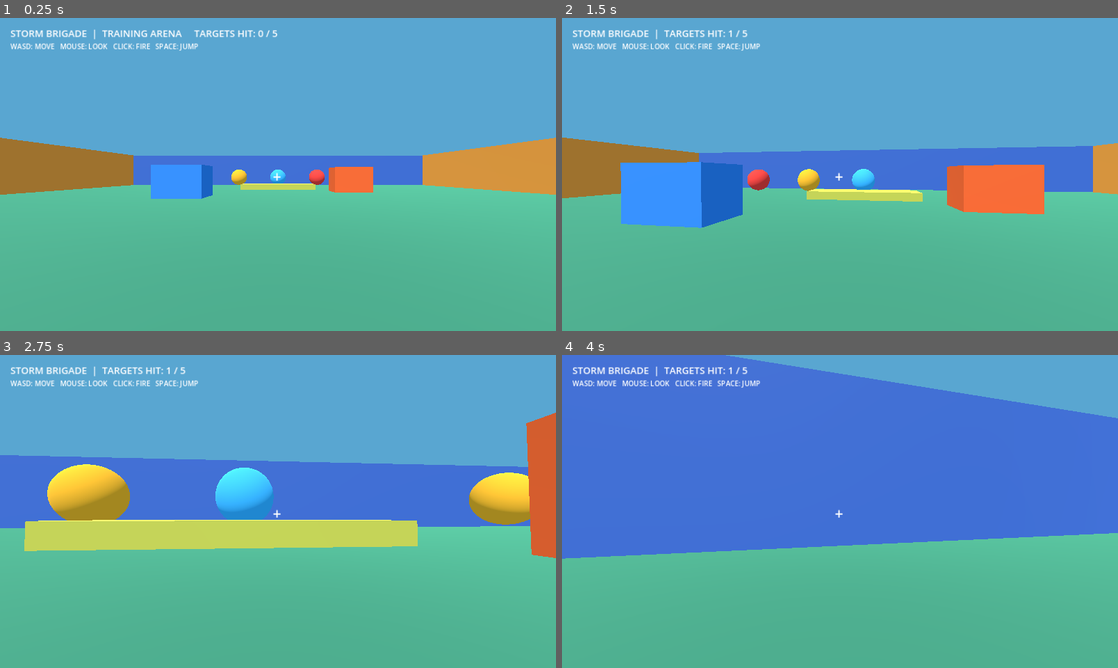
Above: before the commit, frames 1-4 (two rows, left to right).
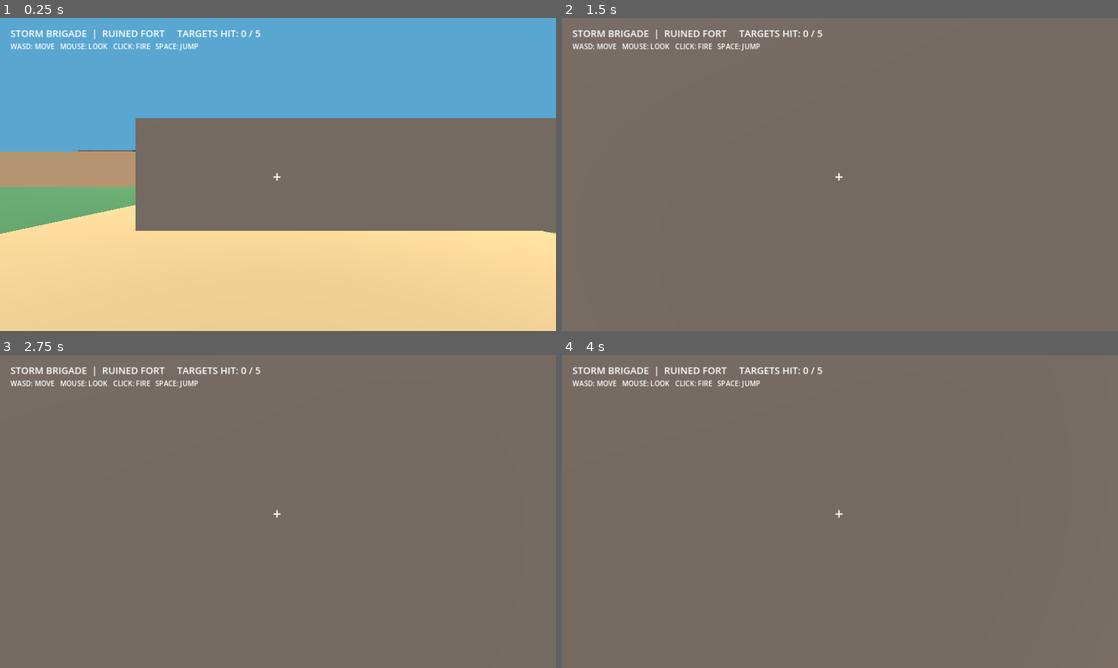
Above: after the commit, the same moments.

Repository: BahuBali1111/Storm-Brigade-
Game: Godot game, scene res://scenes/main.tscn
Same seed, same stepped clock (60 frames per second), same inputs: the game is played once before the commit and once after it.
Inputs (mouse positions are in pixels of both pictures, inside the frame that each line leads up to):
- Up to frame 1 (0.25 s): no input
- Up to frame 2 (1.5 s): tap Enter at 0.5 s; move the mouse to (867, 174) at 0.52 s; hold W (move_forward) from 0.53 s (still down); click (867, 174) at 0.67 s; tap Space (jump) at 0.77 s; move the mouse to (812, 174) at 1.27 s
- Up to frame 3 (2.75 s): keep holding W (move_forward); tap Space (jump) at 1.52 s; move the mouse to (289, 505) at 2.02 s
- Up to frame 4 (4 s): keep holding W (move_forward); move the mouse to (834, 517) at 2.77 s; click (834, 517) at 2.92 s; tap Space (jump) at 3.02, 3.77 s; move the mouse to (878, 514) at 3.52 s

The runs differ from the first frame. In frame 1, 66% of the frame differs, in the area x 0-100%, y 3-100%; in frame 2, 100%; in frame 3, 100%; in frame 4, 100%, in the area x 0-100%, y 0-100%.

Commit message:
Expand battlefield with original ruined fort and castle map

Diff:
--- a/scripts/main.gd
+++ b/scripts/main.gd
@@ -4,6 +4,11 @@
 
 var status_label: Label
 var score := 0
+
+const STONE := Color(0.62, 0.49, 0.34)
+const DARK_STONE := Color(0.39, 0.34, 0.29)
+const SAND := Color(0.77, 0.65, 0.43)
+const GRASS := Color(0.28, 0.48, 0.29)
 
 func _ready() -> void:
 	_build_world()
@@ -16,23 +21,119 @@
 	var env := Environment.new()
 	env.background_mode = Environment.BG_SKY
 	env.ambient_light_source = Environment.AMBIENT_SOURCE_COLOR
-	env.ambient_light_color = Color(0.72, 0.82, 0.95)
-	env.ambient_light_energy = 0.8
+	env.ambient_light_color = Color(0.78, 0.84, 0.96)
+	env.ambient_light_energy = 0.85
 	world_env.environment = env
 	add_child(world_env)
 
 	var sun := DirectionalLight3D.new()
-	sun.rotation_degrees = Vector3(-55, -25, 0)
-	sun.light_energy = 1.25
+	sun.rotation_degrees = Vector3(-48, -28, 0)
+	sun.light_energy = 1.35
 	add_child(sun)
 
-	_box("Arena Floor", Vector3(0, -0.5, 0), Vector3(42, 1, 42), Color(0.23, 0.55, 0.42))
-	_box("Back Wall", Vector3(0, 2, -20), Vector3(42, 4, 1), Color(0.22, 0.39, 0.72))
-	_box("Left Wall", Vector3(-20, 2, 0), Vector3(1, 4, 42), Color(0.95, 0.61, 0.22))
-	_box("Right Wall", Vector3(20, 2, 0), Vector3(1, 4, 42), Color(0.95, 0.61, 0.22))
-	_box("Blue Cover", Vector3(-6, 1, -5), Vector3(3, 2, 2), Color(0.18, 0.52, 0.88))
-	_box("Orange Cover", Vector3(6, 1, -9), Vector3(3, 2, 2), Color(0.95, 0.38, 0.16))
-	_box("Center Platform", Vector3(0, 0.25, -12), Vector3(7, 0.5, 2), Color(0.75, 0.77, 0.28))
+	# Large playable island: 140 x 140 metres.
+	_box("Main battlefield", Vector3(0, -0.6, 0), Vector3(140, 1.2, 140), GRASS)
+	_box("Sandy central road", Vector3(0, 0.015, 8), Vector3(13, 0.04, 116), SAND)
+	_box("North road", Vector3(0, 0.02, -35), Vector3(100, 0.05, 12), SAND)
+
+	# Outer battlefield boundary walls and corner watch posts.
+	_box("North boundary", Vector3(0, 3, -69), Vector3(140, 6, 2), DARK_STONE)
+	_box("South boundary", Vector3(0, 3, 69), Vector3(140, 6, 2), DARK_STONE)
+	_box("West boundary", Vector3(-69, 3, 0), Vector3(2, 6, 140), DARK_STONE)
+	_box("East boundary", Vector3(69, 3, 0), Vector3(2, 6, 140), DARK_STONE)
+	_watch_tower(Vector3(-57, 0, -56), 11)
+	_watch_tower(Vector3(57, 0, -56), 11)
+	_watch_tower(Vector3(-57, 0, 56), 11)
+	_watch_tower(Vector3(57, 0, 56), 11)
+
+	# Main ruined fort in the northern half of the map.
+	_build_main_fort()
+	# Broken walls, columns and rubble create lanes and cover.
+	_build_ruins()
+	# A small ruined village on the east flank.
+	_build_ruined_village()
+
+func _build_main_fort() -> void:
+	# Fort courtyard floor and thick perimeter walls, with a wide front gate.
+	_box("Fort courtyard", Vector3(0, 0.12, -39), Vector3(62, 0.25, 42), Color(0.55, 0.46, 0.35))
+	_box("Fort north wall", Vector3(0, 5, -60), Vector3(64, 10, 3), STONE)
+	_box("Fort west wall", Vector3(-31, 4, -39), Vector3(3, 8, 42), STONE)
+	_box("Fort east wall", Vector3(31, 4, -39), Vector3(3, 8, 42), STONE)
+	# Front wall is split to leave a broad entrance.
+	_box("Gate left wall", Vector3(-22, 4, -18), Vector3(20, 8, 3), STONE)
+	_box("Gate right wall", Vector3(22, 4, -18), Vector3(20, 8, 3), STONE)
+	_box("Gate top lintel", Vector3(0, 8, -18), Vector3(24, 2, 4), DARK_STONE)
+	_box("Gate inner arch top", Vector3(0, 6.8, -20.2), Vector3(13, 1.2, 1), Color(0.76, 0.62, 0.43))
+
+	_watch_tower(Vector3(-31, 0, -59), 15)
+	_watch_tower(Vector3(31, 0, -59), 15)
+	_watch_tower(Vector3(-31, 0, -19), 12)
+	_watch_tower(Vector3(31, 0, -19), 12)
+
+	# Inner keep and a damaged tower-like structure.
+	_box("Fort keep lower", Vector3(0, 3, -47), Vector3(18, 6, 14), DARK_STONE)
+	_box("Fort keep upper", Vector3(0, 8, -47), Vector3(13, 4, 11), STONE)
+	_box("Keep roof", Vector3(0, 10.5, -47), Vector3(15, 1, 13), Color(0.43, 0.31, 0.24))
+	_box("Keep doorway", Vector3(0, 1.6, -39.7), Vector3(3, 3.2, 0.5), Color(0.15, 0.12, 0.1))
+	# Broken battlements along the keep roof.
+	for i in range(5):
+		_box("Keep battlement %d" % i, Vector3(-6 + i * 3, 11.5, -53), Vector3(1.8, 1.4, 1.5), STONE)
+
+	# Courtyard cover and old stone pillars.
+	_box("Courtyard broken barricade", Vector3(-13, 1.1, -31), Vector3(12, 2.2, 2), DARK_STONE)
+	_box("Courtyard cover", Vector3(15, 1, -45), Vector3(9, 2, 2), STONE)
+	for x in [-22, -12, 12, 22]:
+		_pillar("Courtyard pillar", Vector3(x, 0, -27), 5, STONE)
+
+func _build_ruins() -> void:
+	# West ruined chapel and collapsed walls.
+	_box("West ruin floor", Vector3(-43, 0.1, -5), Vector3(25, 0.2, 24), SAND)
+	_box("West ruin wall A", Vector3(-54, 3, -5), Vector3(2, 6, 22), STONE)
+	_box("West ruin wall B", Vector3(-43, 2.2, -16), Vector3(22, 4.4, 2), STONE)
+	_box("West broken wall", Vector3(-34, 1.5, -7), Vector3(2, 3, 12), DARK_STONE)
+	_pillar("Chapel column 1", Vector3(-49, 0, 5), 7, STONE)
+	_pillar("Chapel column 2", Vector3(-39, 0, 5), 4, STONE)
+	_box("Collapsed chapel beam", Vector3(-44, 7, 5), Vector3(14, 1.3, 2), DARK_STONE)
+
+	# East-side broken ramparts and a ruined gatehouse.
+	_box("East rampart A", Vector3(43, 2.5, 5), Vector3(2, 5, 28), STONE)
+	_box("East rampart B", Vector3(53, 2, 18), Vector3(22, 4, 2), DARK_STONE)
+	_box("East gatehouse left", Vector3(37, 4, -12), Vector3(3, 8, 13), STONE)
+	_box("East gatehouse right", Vector3(55, 4, -12), Vector3(3, 8, 13), STONE)
+	_box("East gatehouse top", Vector3(46, 8, -12), Vector3(21, 2, 14), DARK_STONE)
+	_pillar("East broken pillar", Vector3(36, 0, 22), 5, STONE)
+
+	# Southern ruins and scattered cover.
+	_box("South ruin wall 1", Vector3(-25, 2, 34), Vector3(24, 4, 2), STONE)
+	_box("South ruin wall 2", Vector3(25, 2.5, 42), Vector3(2, 5, 23), STONE)
+	_box("South broken wall", Vector3(5, 1.4, 52), Vector3(17, 2.8, 2), DARK_STONE)
+	_pillar("South fallen column", Vector3(-38, 0, 38), 3.5, STONE)
+	_box("Stone rubble cover", Vector3(38, 0.8, 34), Vector3(8, 1.6, 5), DARK_STONE)
+
+func _build_ruined_village() -> void:
+	# Original low-poly abandoned village buildings with open doorways.
+	_build_house(Vector3(44, 0, -39), Color(0.76, 0.56, 0.34), 10, 8)
+	_build_house(Vector3(48, 0, -25), Color(0.63, 0.48, 0.35), 8, 7)
+	_build_house(Vector3(-45, 0, -37), Color(0.72, 0.58, 0.4), 9, 8)
+	_box("Village well", Vector3(43, 0.6, -8), Vector3(4, 1.2, 4), DARK_STONE)
+
+func _build_house(pos: Vector3, tint: Color, width: float, depth: float) -> void:
+	_box("Ruined house floor", pos + Vector3(0, 0.12, 0), Vector3(width, 0.25, depth), SAND)
+	_box("House back wall", pos + Vector3(0, 2.2, -depth / 2.0), Vector3(width, 4.4, 0.8), tint)
+	_box("House left wall", pos + Vector3(-width / 2.0, 2, 0), Vector3(0.8, 4, depth), tint)
+	_box("House right broken wall", pos + Vector3(width / 2.0, 1.3, 1), Vector3(0.8, 2.6, depth * 0.55), tint)
+	_box("House roof remains", pos + Vector3(-1, 4.5, -1), Vector3(width * 0.55, 0.8, depth), DARK_STONE)
+
+func _watch_tower(pos: Vector3, height: float) -> void:
+	_box("Fort watch tower base", pos + Vector3(0, height / 2.0, 0), Vector3(9, height, 9), STONE)
+	_box("Tower top platform", pos + Vector3(0, height + 0.5, 0), Vector3(11, 1, 11), DARK_STONE)
+	for x in [-4, 0, 4]:
+		_box("Tower merlon", pos + Vector3(x, height + 1.5, -4), Vector3(1.5, 2, 1.5), STONE)
+	_box("Tower damaged opening", pos + Vector3(0, height * 0.55, 4.56), Vector3(2.4, 3.2, 0.15), Color(0.18, 0.15, 0.12))
+
+func _pillar(label: String, pos: Vector3, height: float, tint: Color) -> void:
+	_box(label, pos + Vector3(0, height / 2.0, 0), Vector3(1.8, height, 1.8), tint)
+	_box(label + " capital", pos + Vector3(0, height, 0), Vector3(2.5, 0.7, 2.5), DARK_STONE)
 
 func _box(label: String, pos: Vector3, size: Vector3, tint: Color) -> void:
 	var body := StaticBody3D.new()
@@ -45,7 +146,7 @@
 	mesh_instance.mesh = mesh
 	var mat := StandardMaterial3D.new()
 	mat.albedo_color = tint
-	mat.roughness = 0.85
+	mat.roughness = 0.92
 	mesh_instance.material_override = mat
 	body.add_child(mesh_instance)
 	var collision := CollisionShape3D.new()
@@ -57,7 +158,7 @@
 func _build_player() -> void:
 	var player := CharacterBody3D.new()
 	player.name = "Player"
-	player.position = Vector3(0, 1.2, 8)
+	player.position = Vector3(0, 1.2, 58)
 	player.set_script(PLAYER_SCRIPT)
 	add_child(player)
 
@@ -65,7 +166,7 @@
 	var layer := CanvasLayer.new()
 	add_child(layer)
 	status_label = Label.new()
-	status_label.text = "STORM BRIGADE  |  TRAINING ARENA     TARGETS HIT: 0 / 5"
+	status_label.text = "STORM BRIGADE  |  RUINED FORT     TARGETS HIT: 0 / 5"
 	status_label.position = Vector2(24, 20)
 	status_label.add_theme_font_size_override("font_size", 22)
 	status_label.add_theme_color_override("font_color", Color.WHITE)
@@ -87,10 +188,17 @@
 	layer.add_child(crosshair)
 
 func _spawn_targets() -> void:
-	for i in range(5):
+	var positions := [
+		Vector3(-12, 1.2, -29),
+		Vector3(-5, 1.2, -34),
+		Vector3(5, 1.2, -34),
+		Vector3(13, 1.2, -29),
+		Vector3(0, 1.2, -52)
+	]
+	for i in range(positions.size()):
 		var target := StaticBody3D.new()
 		target.name = "PracticeTarget_%d" % i
-		target.position = Vector3(-8 + i * 4, 1.15, -13)
+		target.position = positions[i]
 		add_child(target)
 		var mesh_instance := MeshInstance3D.new()
 		var mesh := SphereMesh.new()
